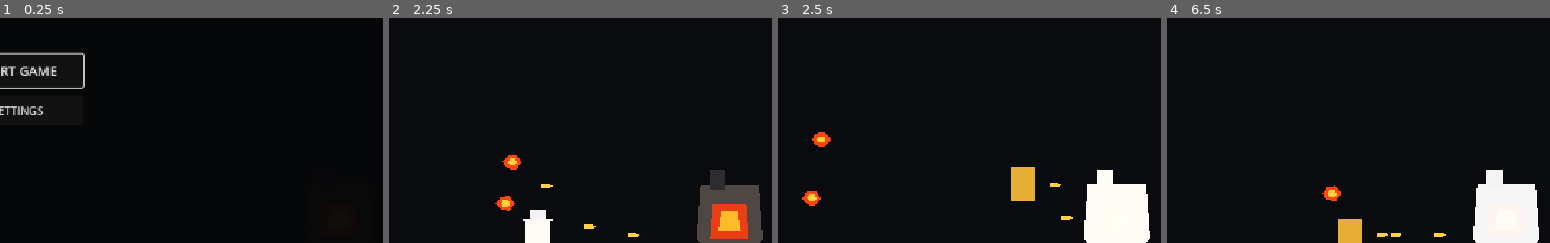
Above: before the commit, frames 1-4 (left to right).
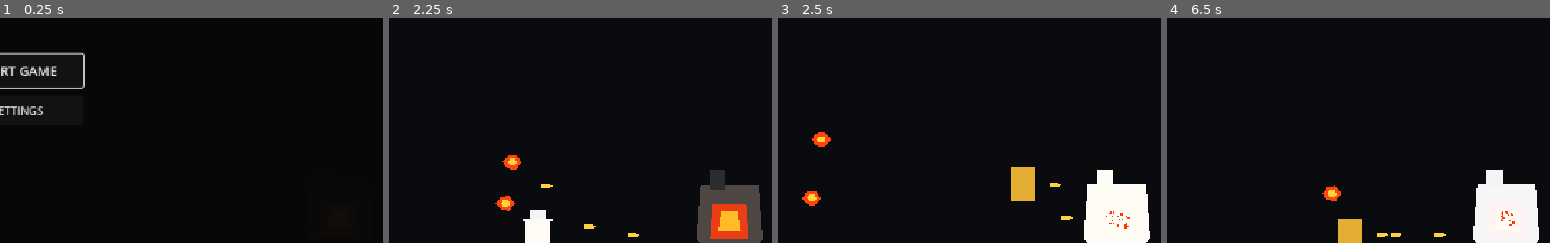
Above: after the commit, the same moments.

Repository: koushamoeini/Reign-of-Gears
Game: Godot game, scene res://main.tscn
Same seed, same stepped clock (60 frames per second), same inputs: the game is played once before the commit and once after it.
Inputs:
- Up to frame 1 (0.25 s): no input
- Up to frame 2 (2.25 s): click "START GAME" at 0.5 s; tap Enter at 1.25 s; hold D (pip_shoot) 1.28-2.03 s; hold Right (pip_move_right) from 1.28 s (still down); tap F (pip_jump) at 1.52 s; tap A (pip_dash) at 2.1 s
- Up to frame 3 (2.5 s): keep holding Right (pip_move_right); tap F (pip_jump) at 2.27 s; tap D (pip_shoot) at 2.3 s
- Up to frame 4 (6.5 s): release Right (pip_move_right) at 2.78 s; hold D (pip_shoot) 2.78-3.53 s; hold Left (pip_move_left) 2.78-5.03 s; tap S (pip_special) at 3.6 s; tap F (pip_jump) at 3.77, 4.52, 5.27 s; tap D (pip_shoot) at 3.8, 5.1 s; hold D (pip_shoot) 4.28-5.03 s; tap R at 4.35 s; hold Right (pip_move_right) from 5.03 s (still down); hold D (pip_shoot) from 5.78 s (still down); tap A (pip_dash) at 5.85 s
The pictures show only the part of the screen within x 50-100%, y 50-100%; the shares and areas given below are measured in that part.

Frames 1-2 are identical in both runs. In frame 3, less than 0.1% of the frame differs, in the area x 85-92%, y 85-94%; in frame 4, less than 0.1%.

Commit message:
Add boss fight visual and audio polish

Diff:
--- a/audio/sound_manager.gd
+++ b/audio/sound_manager.gd
@@ -3,10 +3,14 @@
 const SHOOT_STREAM: AudioStream = preload("res://audio/shoot.wav")
 const HIT_STREAM: AudioStream = preload("res://audio/player_hit.wav")
 const DASH_STREAM: AudioStream = preload("res://audio/dash.wav")
+const OVERCLOCK_STREAM: AudioStream = preload("res://audio/boss_phase_shift.wav")
+const BOSS_EXPLOSION_STREAM: AudioStream = preload("res://audio/boss_phase_shift.wav")
 
 var _shoot_player: AudioStreamPlayer
 var _hit_player: AudioStreamPlayer
 var _dash_player: AudioStreamPlayer
+var _overclock_player: AudioStreamPlayer
+var _boss_explosion_player: AudioStreamPlayer
 var _sfx_volume: float = 1.0
 
 
@@ -15,6 +19,8 @@
 	_shoot_player = _create_player(SHOOT_STREAM, -6.0, 4)
 	_hit_player = _create_player(HIT_STREAM, -4.0, 4)
 	_dash_player = _create_player(DASH_STREAM, -5.0, 2)
+	_overclock_player = _create_player(OVERCLOCK_STREAM, -5.0, 1)
+	_boss_explosion_player = _create_player(BOSS_EXPLOSION_STREAM, -1.0, 2)
 
 
 func play_shoot_sfx() -> void:
@@ -29,11 +35,21 @@
 	_dash_player.play()
 
 
+func play_overclock_sfx() -> void:
+	_overclock_player.play()
+
+
+func play_boss_explosion_sfx() -> void:
+	_boss_explosion_player.play()
+
+
 func set_sfx_volume(volume: float) -> void:
 	_sfx_volume = clampf(volume, 0.0, 1.0)
 	_shoot_player.volume_db = -6.0 + linear_to_db(maxf(_sfx_volume, 0.001))
 	_hit_player.volume_db = -4.0 + linear_to_db(maxf(_sfx_volume, 0.001))
 	_dash_player.volume_db = -5.0 + linear_to_db(maxf(_sfx_volume, 0.001))
+	_overclock_player.volume_db = -5.0 + linear_to_db(maxf(_sfx_volume, 0.001))
+	_boss_explosion_player.volume_db = -1.0 + linear_to_db(maxf(_sfx_volume, 0.001))
 
 
 func _create_player(stream: AudioStream, volume_db: float, polyphony: int) -> AudioStreamPlayer:
--- a/bosses/furnace_goliath.gd
+++ b/bosses/furnace_goliath.gd
@@ -29,6 +29,10 @@
 @onready var rage_glow: Polygon2D = $RageGlow
 @onready var transition_shield: Polygon2D = $TransitionShield
 @onready var rage_fire_timer: Timer = $RageFireTimer
+@onready var damage_sparks: GPUParticles2D = $DamageSparks
+@onready var victory_explosion: GPUParticles2D = $VictoryExplosion
+@onready var victory_explosion_wide: GPUParticles2D = $VictoryExplosionWide
+@onready var victory_explosion_core: GPUParticles2D = $VictoryExplosionCore
 
 var health: int = MAX_HEALTH
 var phase: int = 1
@@ -80,6 +84,7 @@
 	health_changed.emit(health, MAX_HEALTH)
 	SoundManager.play_hit_sfx()
 	_show_hit_flash()
+	damage_sparks.restart()
 
 	_update_phase()
 
@@ -98,15 +103,18 @@
 	transition_shield.hide()
 	rage_fire_timer.stop()
 	_spawn_explosion()
+
+	var fade_tween := create_tween()
+	fade_tween.tween_interval(1.25)
+	fade_tween.tween_property(self, "modulate:a", 0.0, 0.7)
+	await get_tree().create_timer(2.0).timeout
 	died.emit()
-
-	var fade_tween := create_tween()
-	fade_tween.tween_property(self, "modulate:a", 0.0, 0.7)
-	await get_tree().create_timer(0.75).timeout
 	queue_free()
 
 
 func _spawn_explosion() -> void:
+	SoundManager.play_boss_explosion_sfx()
+	victory_explosion.restart()
 	for spark_index in 16:
 		var spark := Polygon2D.new()
 		spark.polygon = PackedVector2Array([
@@ -126,6 +134,12 @@
 		spark_tween.tween_property(spark, "scale", Vector2(0.2, 0.2), 0.65)
 		spark_tween.tween_property(spark, "modulate:a", 0.0, 0.65)
 		spark_tween.chain().tween_callback(spark.queue_free)
+	await get_tree().create_timer(0.55).timeout
+	victory_explosion_wide.restart()
+	SoundManager.play_boss_explosion_sfx()
+	await get_tree().create_timer(0.55).timeout
+	victory_explosion_core.restart()
+	SoundManager.play_boss_explosion_sfx()
 
 
 func _choose_attack() -> void:
--- a/bosses/furnace_goliath.tscn
+++ b/bosses/furnace_goliath.tscn
@@ -6,6 +6,50 @@
 [sub_resource type="CapsuleShape2D" id="BossShape"]
 radius = 42.0
 height = 96.0
+
+[sub_resource type="ParticleProcessMaterial" id="DamageSparkMaterial"]
+emission_shape = 1
+direction = Vector3(0, -1, 0)
+spread = 180.0
+gravity = Vector3(0, 260, 0)
+initial_velocity_min = 130.0
+initial_velocity_max = 260.0
+scale_min = 1.5
+scale_max = 3.5
+color = Color(1, 0.22, 0.04, 1)
+
+[sub_resource type="ParticleProcessMaterial" id="VictoryExplosionMaterial"]
+emission_shape = 1
+direction = Vector3(0, -1, 0)
+spread = 180.0
+gravity = Vector3(0, 220, 0)
+initial_velocity_min = 170.0
+initial_velocity_max = 420.0
+scale_min = 2.5
+scale_max = 5.5
+color = Color(1, 0.42, 0.06, 1)
+
+[sub_resource type="ParticleProcessMaterial" id="VictoryWideMaterial"]
+emission_shape = 1
+direction = Vector3(0, -1, 0)
+spread = 180.0
+gravity = Vector3(0, 150, 0)
+initial_velocity_min = 230.0
+initial_velocity_max = 510.0
+scale_min = 1.8
+scale_max = 4.0
+color = Color(1, 0.78, 0.18, 1)
+
+[sub_resource type="ParticleProcessMaterial" id="VictoryCoreMaterial"]
+emission_shape = 1
+direction = Vector3(0, -1, 0)
+spread = 180.0
+gravity = Vector3(0, 100, 0)
+initial_velocity_min = 110.0
+initial_velocity_max = 300.0
+scale_min = 3.0
+scale_max = 6.0
+color = Color(1, 0.12, 0.02, 1)
 
 [node name="FurnaceGoliath" type="CharacterBody2D" groups=["bosses"]]
 script = ExtResource("1_boss")
@@ -52,6 +96,42 @@
 polygon = PackedVector2Array(-28, -70, -5, -70, -5, -48, 42, -48, 48, 30, 30, 48, -30, 48, -48, 30, -42, -48, -28, -48)
 color = Color(0.12, 0.76, 1, 0.58)
 
+[node name="DamageSparks" type="GPUParticles2D" parent="."]
+emitting = false
+z_index = 9
+amount = 22
+lifetime = 0.3
+one_shot = true
+explosiveness = 1.0
+process_material = SubResource("DamageSparkMaterial")
+
+[node name="VictoryExplosion" type="GPUParticles2D" parent="."]
+emitting = false
+z_index = 12
+amount = 70
+lifetime = 0.7
+one_shot = true
+explosiveness = 1.0
+process_material = SubResource("VictoryExplosionMaterial")
+
+[node name="VictoryExplosionWide" type="GPUParticles2D" parent="."]
+emitting = false
+z_index = 12
+amount = 58
+lifetime = 0.75
+one_shot = true
+explosiveness = 1.0
+process_material = SubResource("VictoryWideMaterial")
+
+[node name="VictoryExplosionCore" type="GPUParticles2D" parent="."]
+emitting = false
+z_index = 13
+amount = 64
+lifetime = 0.75
+one_shot = true
+explosiveness = 1.0
+process_material = SubResource("VictoryCoreMaterial")
+
 [node name="CollisionShape2D" type="CollisionShape2D" parent="."]
 shape = SubResource("BossShape")
 
--- a/player/pip.gd
+++ b/player/pip.gd
@@ -49,6 +49,8 @@
 @onready var overclock_timer: Timer = $OverclockTimer
 @onready var overclock_aura: Polygon2D = $OverclockAura
 @onready var overclock_trail: CPUParticles2D = $OverclockTrail
+@onready var muzzle_flash: GPUParticles2D = $Muzzle/MuzzleFlash
+@onready var dash_trail: GPUParticles2D = $DashTrail
 
 var health: int
 var facing_direction: float = 1.0
@@ -95,6 +97,7 @@
 		shoot()
 	if Input.is_action_just_pressed("pip_special"):
 		_try_activate_overclock()
+	dash_trail.emitting = _is_dashing()
 
 	move_and_slide()
 	if _is_dashing():
@@ -111,6 +114,7 @@
 	bullet.rotation = PI if facing_direction < 0.0 else 0.0
 	get_tree().current_scene.add_child(bullet)
 	bullet.global_position = muzzle.global_position
+	muzzle_flash.restart()
 	SoundManager.play_shoot_sfx()
 	shoot_cooldown_timer.start(_current_fire_interval())
 
@@ -170,6 +174,7 @@
 	overclock_mode_changed.emit(true)
 	overclock_aura.show()
 	overclock_trail.emitting = true
+	SoundManager.play_overclock_sfx()
 	overclock_timer.start()
 
 
--- a/player/pip.tscn
+++ b/player/pip.tscn
@@ -11,6 +11,28 @@
 
 [sub_resource type="CircleShape2D" id="AbsorbShape_pip"]
 radius = 52.0
+
+[sub_resource type="ParticleProcessMaterial" id="MuzzleFlashMaterial"]
+emission_shape = 1
+direction = Vector3(1, 0, 0)
+spread = 28.0
+gravity = Vector3(0, 0, 0)
+initial_velocity_min = 130.0
+initial_velocity_max = 240.0
+scale_min = 1.8
+scale_max = 3.2
+color = Color(1, 0.74, 0.16, 1)
+
+[sub_resource type="ParticleProcessMaterial" id="DashTrailMaterial"]
+emission_shape = 1
+direction = Vector3(-1, 0, 0)
+spread = 24.0
+gravity = Vector3(0, 120, 0)
+initial_velocity_min = 90.0
+initial_velocity_max = 170.0
+scale_min = 1.2
+scale_max = 2.5
+color = Color(0.24, 0.7, 1, 0.48)
 
 [node name="Pip" type="CharacterBody2D" groups=["player"]]
 script = ExtResource("1_pip")
@@ -72,6 +94,22 @@
 [node name="Muzzle" type="Marker2D" parent="."]
 position = Vector2(28, 0)
 
+[node name="MuzzleFlash" type="GPUParticles2D" parent="Muzzle"]
+emitting = false
+amount = 14
+lifetime = 0.12
+one_shot = true
+explosiveness = 1.0
+process_material = SubResource("MuzzleFlashMaterial")
+
+[node name="DashTrail" type="GPUParticles2D" parent="."]
+emitting = false
+z_index = -1
+amount = 26
+lifetime = 0.28
+local_coords = false
+process_material = SubResource("DashTrailMaterial")
+
 [node name="DashDurationTimer" type="Timer" parent="."]
 wait_time = 0.16
 one_shot = true
Not shown: 1 places in bosses/furnace_goliath.tscn that only renumber resources
Not shown: 1 places in player/pip.tscn that only renumber resources
